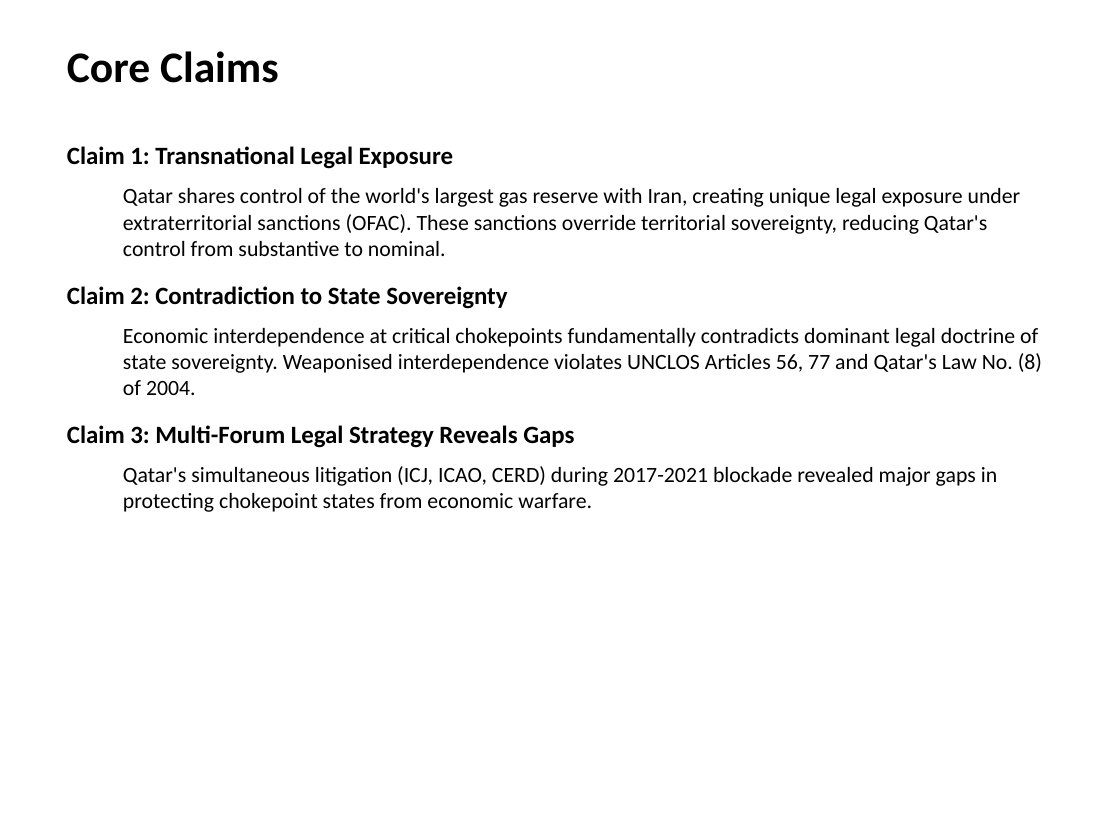
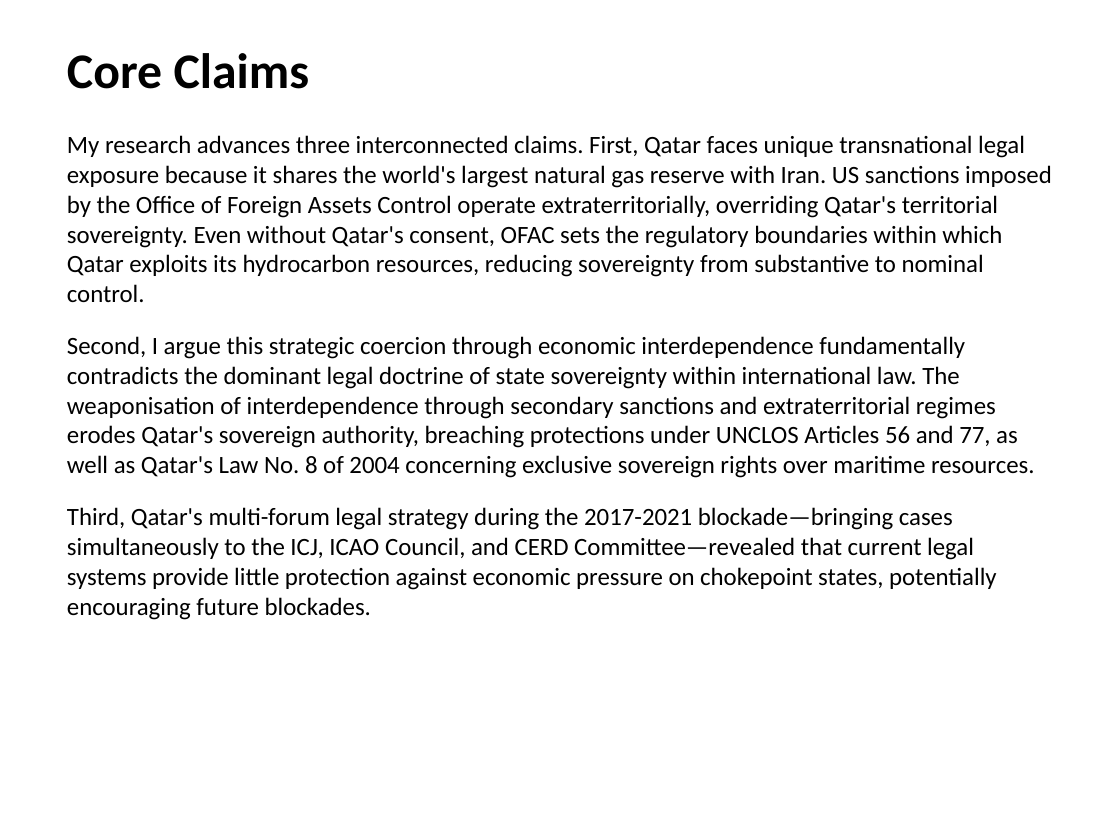
Before and after one commit to MogireMaina/Writings, a slide deck: slide 2 of Qatar_Legal_Chokepoint_Presentation.pptx. Drawn at 1120x840 pixels with LibreOffice and Linux fonts; fonts in the diff are those of the drawing. Boxes give left, top, right and bottom in pixels: in the first picture for what was removed or moved away, otherwise in the second. Text is boxed around its words. In the diff, an @@ line names an element or a change of style, - is before the commit and + after.

```diff
--- a/Qatar_Legal_Chokepoint_Presentation.pptx
+++ b/Qatar_Legal_Chokepoint_Presentation.pptx
@@ text "Core Claims" at (67, 53, 310, 89): size 28 to 32 pt @@
@@ text at (67, 135, 1052, 620): text changed; size 14 to 16 pt @@
-Claim 1: Transnational Legal Exposure
-  Qatar shares control of the world's largest gas reserve with Iran, creating unique legal exposure under extraterritorial sanctions (OFAC). These sanctions override territorial sovereignty, reducing Qatar's control from substantive to nominal.
-Claim 2: Contradiction to State Sovereignty
-  Economic interdependence at critical chokepoints fundamentally contradicts dominant legal doctrine of state sovereignty. Weaponised interdependence violates UNCLOS Articles 56, 77 and Qatar's Law No. (8) of 2004.
-Claim 3: Multi-Forum Legal Strategy Reveals Gaps
-  Qatar's simultaneous litigation (ICJ, ICAO, CERD) during 2017-2021 blockade revealed major gaps in protecting chokepoint states from economic warfare.
+My research advances three interconnected claims. First, Qatar faces unique transnational legal exposure because it shares the world's largest natural gas reserve with Iran. US sanctions imposed by the Office of Foreign Assets Control operate extraterritorially, overriding Qatar's territorial sovereignty. Even without Qatar's consent, OFAC sets the regulatory boundaries within which Qatar exploits its hydrocarbon resources, reducing sovereignty from substantive to nominal control.
+Second, I argue this strategic coercion through economic interdependence fundamentally contradicts the dominant legal doctrine of state sovereignty within international law. The weaponisation of interdependence through secondary sanctions and extraterritorial regimes erodes Qatar's sovereign authority, breaching protections under UNCLOS Articles 56 and 77, as well as Qatar's Law No. 8 of 2004 concerning exclusive sovereign rights over maritime resources.
+Third, Qatar's multi-forum legal strategy during the 2017-2021 blockade—bringing cases simultaneously to the ICJ, ICAO Council, and CERD Committee—revealed that current legal systems provide little protection against economic pressure on chokepoint states, potentially encouraging future blockades.
```
Also in this commit, not shown: 4 other slides changed, 1 other file.
